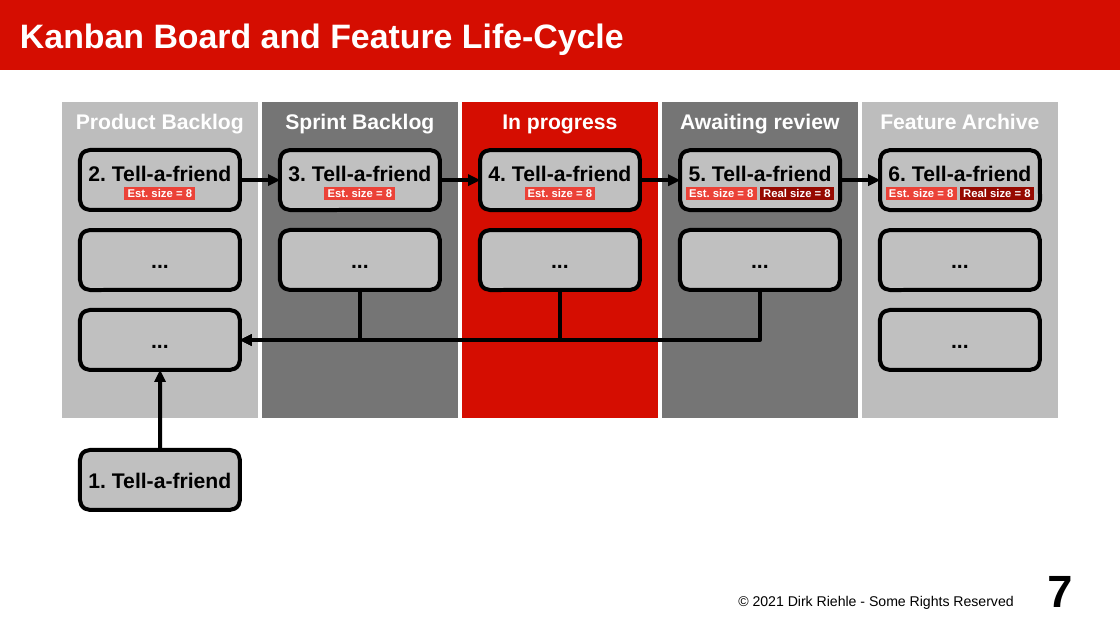
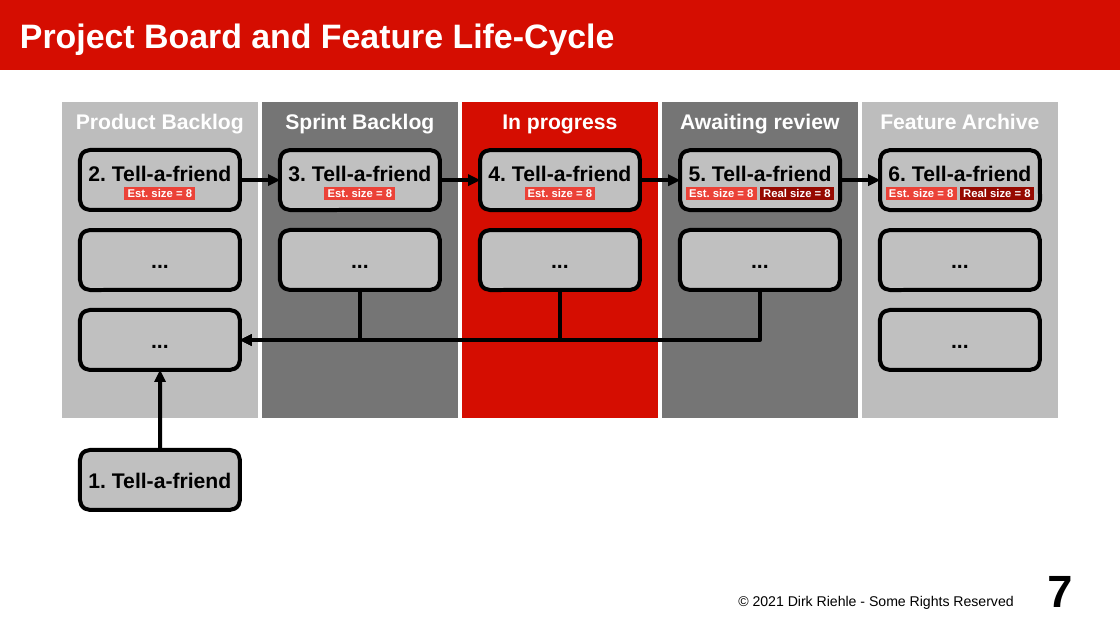
Before and after one commit to dirkriehle/amos-course, a slide deck: slide 7 of Lecture slides/AMOS B02 - The Team Meeting.odp. Drawn at 1120x630 pixels with LibreOffice and Linux fonts; fonts in the diff are those of the drawing. Boxes give left, top, right and bottom in pixels: in the first picture for what was removed or moved away, otherwise in the second. Text is boxed around its words. In the diff, an @@ line names an element or a change of style, - is before the commit and + after.

Commit message:
Changed kanban to project board where applicable

```diff
--- a/Lecture slides/AMOS B02 - The Team Meeting.odp
+++ b/Lecture slides/AMOS B02 - The Team Meeting.odp
@@ title at (20, 23, 615, 55): text changed @@
-Kanban Board and Feature Life-Cycle
+Project Board and Feature Life-Cycle
```
Also in this commit, not shown: 5 other files.
